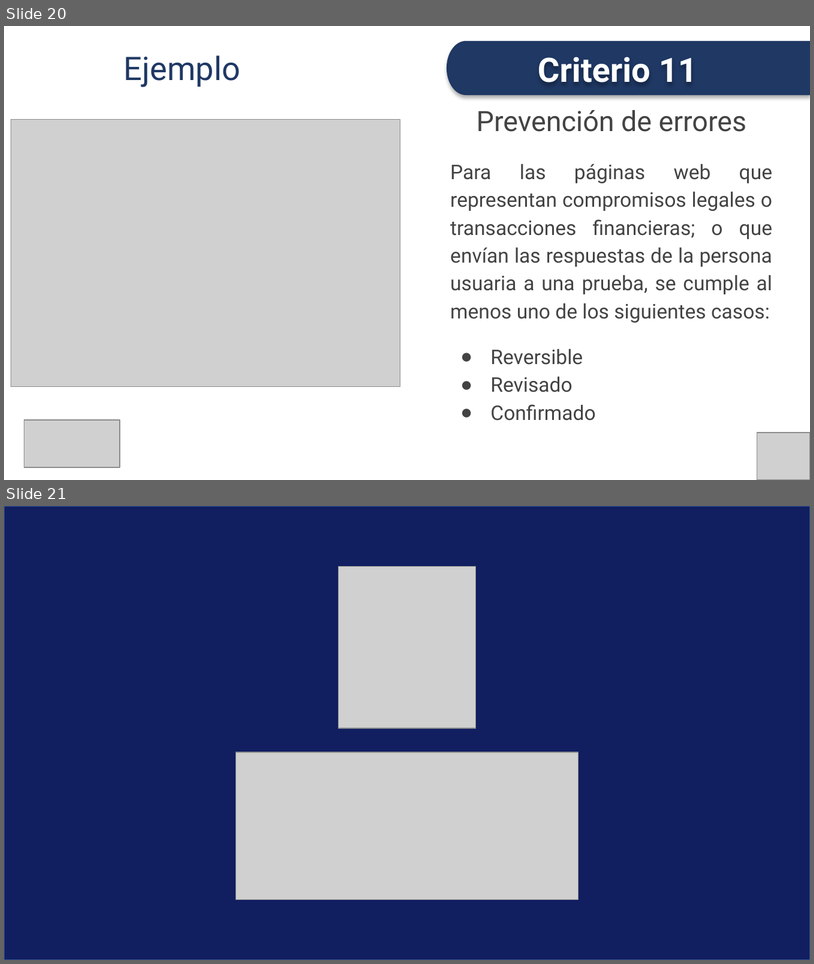
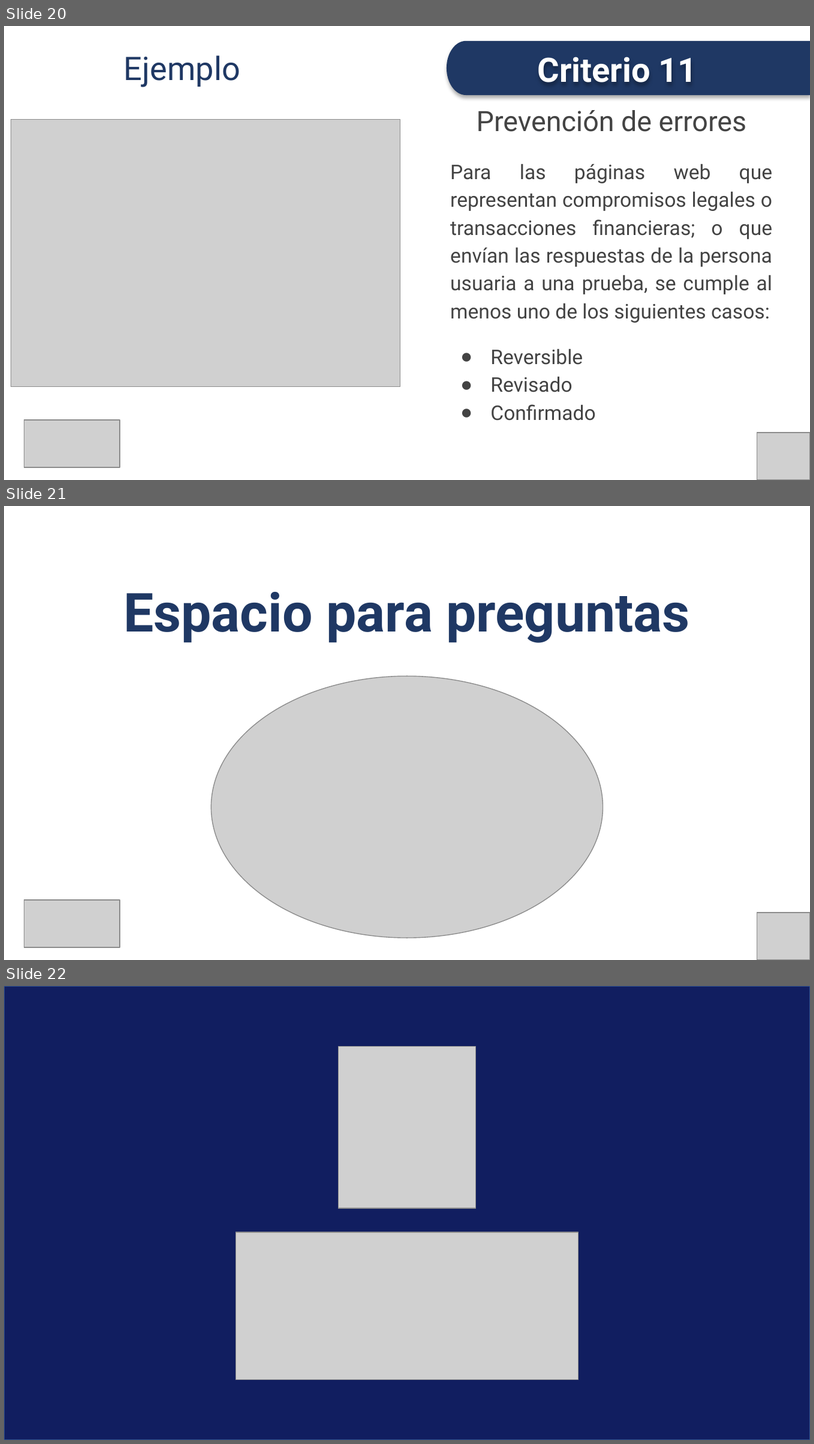
Before and after one commit to conaipd/accesibilidad, a slide deck: NTS - Accesibilidad Web - P2 - SEPTIEMBRE 2024.pptx. Shown one above the other, each under a label of ours: slides 20 and 21 before the commit, slides 20, 21 and 22 after it. The pictures are 814x964 and 814x1444 pixels, drawn with LibreOffice and Linux fonts; fonts in the diff are those of the drawing; grey boxes stand for pictures. Boxes give left, top, right and bottom in pixels: in the first picture for what was removed or moved away, otherwise in the second. Text is boxed around its words. In the diff, an @@ line names an element or a change of style, - is before the commit and + after.

```diff
--- a/NTS - Accesibilidad Web - P2 - SEPTIEMBRE 2024.pptx
+++ b/NTS - Accesibilidad Web - P2 - SEPTIEMBRE 2024.pptx
@@ slide 21 added at [4,506,810,960], background #FFFFFF @@
@@ title added at [123,592,690,643], 48 pt, text #1F3864, bold @@
+Espacio para preguntas
@@ picture added at [211,676,603,937] @@
@@ picture added at [24,900,120,947] @@
@@ picture added at [757,912,810,960] @@
@@ what was slide 21 is now slide 22 @@
```
Also in this commit, not shown: 9 other files.
